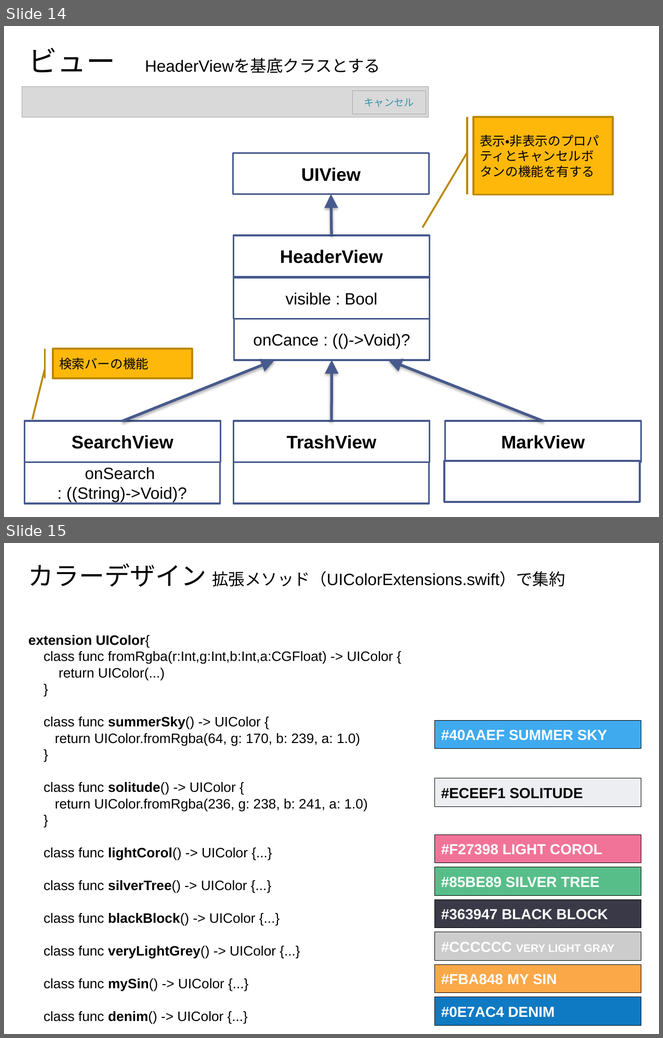
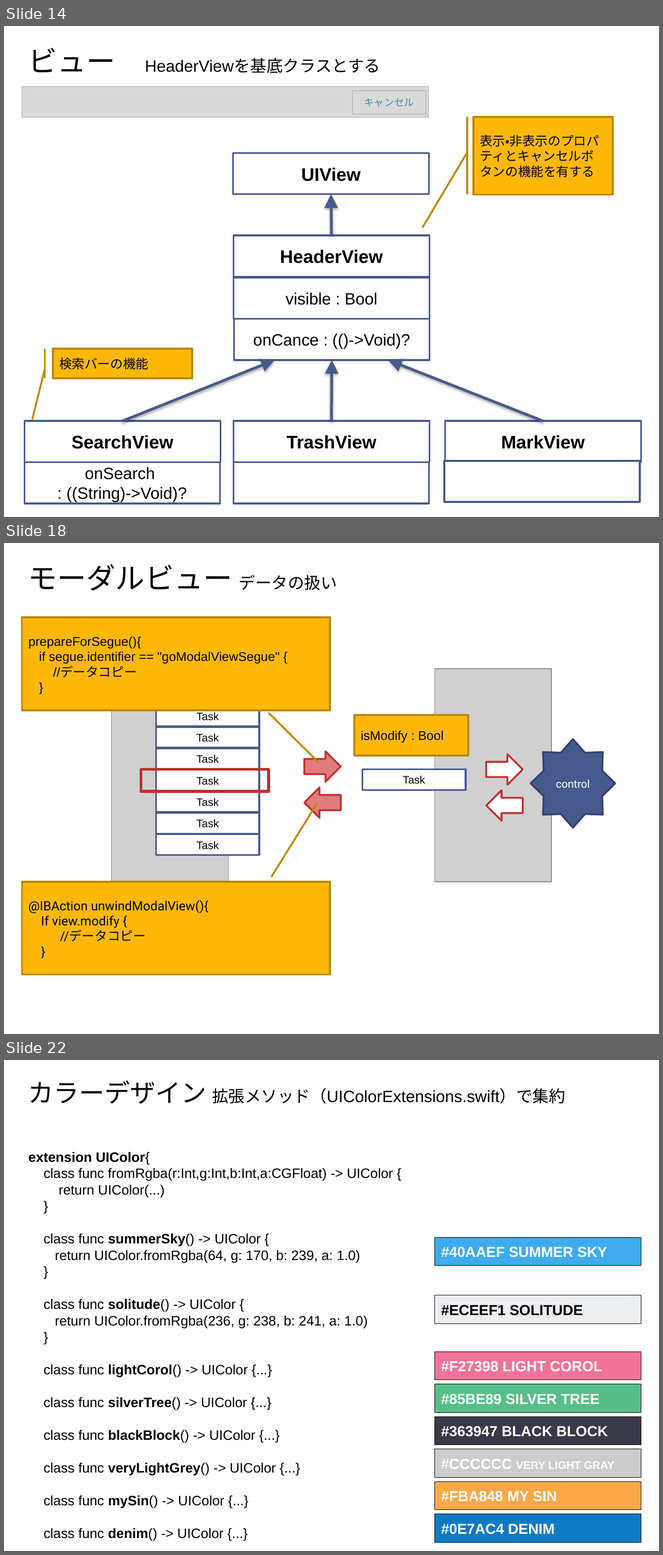
Before and after one commit to furuya02/ToDoApp, a slide deck: doc/ToDoApp.pptx. Shown one above the other, each under a label of ours: slides 14 and 15 before the commit, slides 14, 18 and 22 after it; the slides between them are not shown. The pictures are 663x1038 and 663x1555 pixels, drawn with LibreOffice and Linux fonts; fonts in the diff are those of the drawing; grey boxes stand for pictures. Boxes give left, top, right and bottom in pixels: in the first picture for what was removed or moved away, otherwise in the second. Text is boxed around its words. In the diff, an @@ line names an element or a change of style, - is before the commit and + after.

```diff
--- a/doc/ToDoApp.pptx
+++ b/doc/ToDoApp.pptx
@@ slide 18 added at (4, 543, 659, 1034), background #FFFFFF @@
@@ text added at (28, 564, 337, 591), 32 pt, text #000000 @@
+モーダルビュー データの扱い
@@ border callout added at (22, 618, 330, 711), fill #FEB80A, outline #BC8807 2 pt, 14 pt, text #000000 @@
+prepareForSegue(){
+if segue.identifier == "goModalViewSegue" {
+//データコピー
+}
@@ picture added at (112, 669, 228, 881) @@
@@ picture added at (435, 669, 551, 882) @@
@@ rectangle added at (156, 705, 259, 727), fill #FFFFFF, outline #475A8D 2 pt, 12 pt, text #000000 @@
+Task
@@ rectangle added at (156, 727, 259, 748), fill #FFFFFF, outline #475A8D 2 pt, 12 pt, text #000000 @@
+Task
@@ border callout added at (354, 715, 468, 756), fill #FEB80A, outline #BC8807 2 pt, 14 pt, text #000000 @@
+isModify : Bool
@@ star added at (531, 740, 616, 828), fill #475A8D, outline #354368 2 pt, 12 pt, text #FFFFFF @@
+control
@@ rectangle added at (156, 749, 259, 770), fill #FFFFFF, outline #475A8D 2 pt, 12 pt, text #000000 @@
+Task
@@ right arrow added at (304, 752, 341, 782), fill #E17B7C, outline #C32D2E 2 pt @@
@@ right arrow added at (486, 755, 523, 785), fill #FFFFFF, outline #C32D2E 2 pt @@
@@ rectangle added at (141, 770, 269, 792), outline #C32D2E 3 pt @@
@@ rectangle added at (156, 770, 259, 792), fill #FFFFFF, outline #475A8D 2 pt, 12 pt, text #000000 @@
+Task
@@ rectangle added at (362, 770, 465, 791), fill #FFFFFF, outline #475A8D 2 pt, 12 pt, text #000000 @@
+Task
@@ rectangle added at (156, 792, 259, 812), fill #FFFFFF, outline #475A8D 2 pt, 12 pt, text #000000 @@
+Task
@@ right arrow added at (304, 787, 341, 818), fill #E17B7C, outline #C32D2E 2 pt @@
@@ right arrow added at (486, 791, 523, 822), fill #FFFFFF, outline #C32D2E 2 pt @@
@@ rectangle added at (156, 813, 259, 834), fill #FFFFFF, outline #475A8D 2 pt, 12 pt, text #000000 @@
+Task
@@ rectangle added at (156, 835, 259, 856), fill #FFFFFF, outline #475A8D 2 pt, 12 pt, text #000000 @@
+Task
@@ border callout added at (22, 883, 330, 976), fill #FEB80A, outline #BC8807 2 pt, 14 pt, text #000000 @@
+@IBAction unwindModalView(){
+If view.modify {
+//データコピー
+}
@@ what was slide 15 is now slide 22 @@
```
Also in this commit, not shown: 7 slides changed, 5 other slides added, 7 slides removed.
